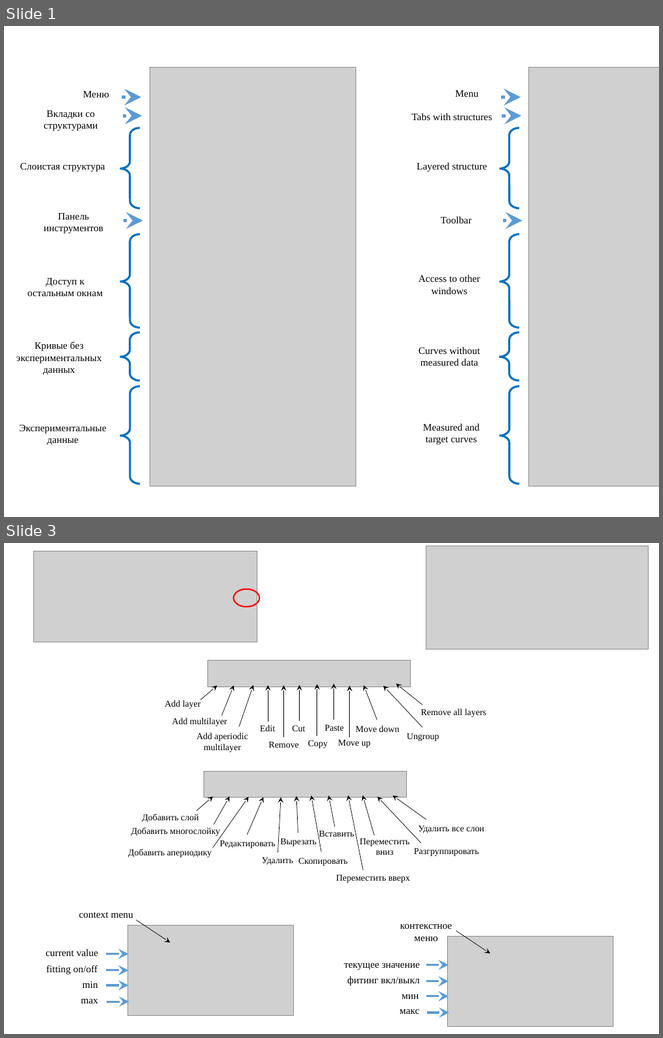
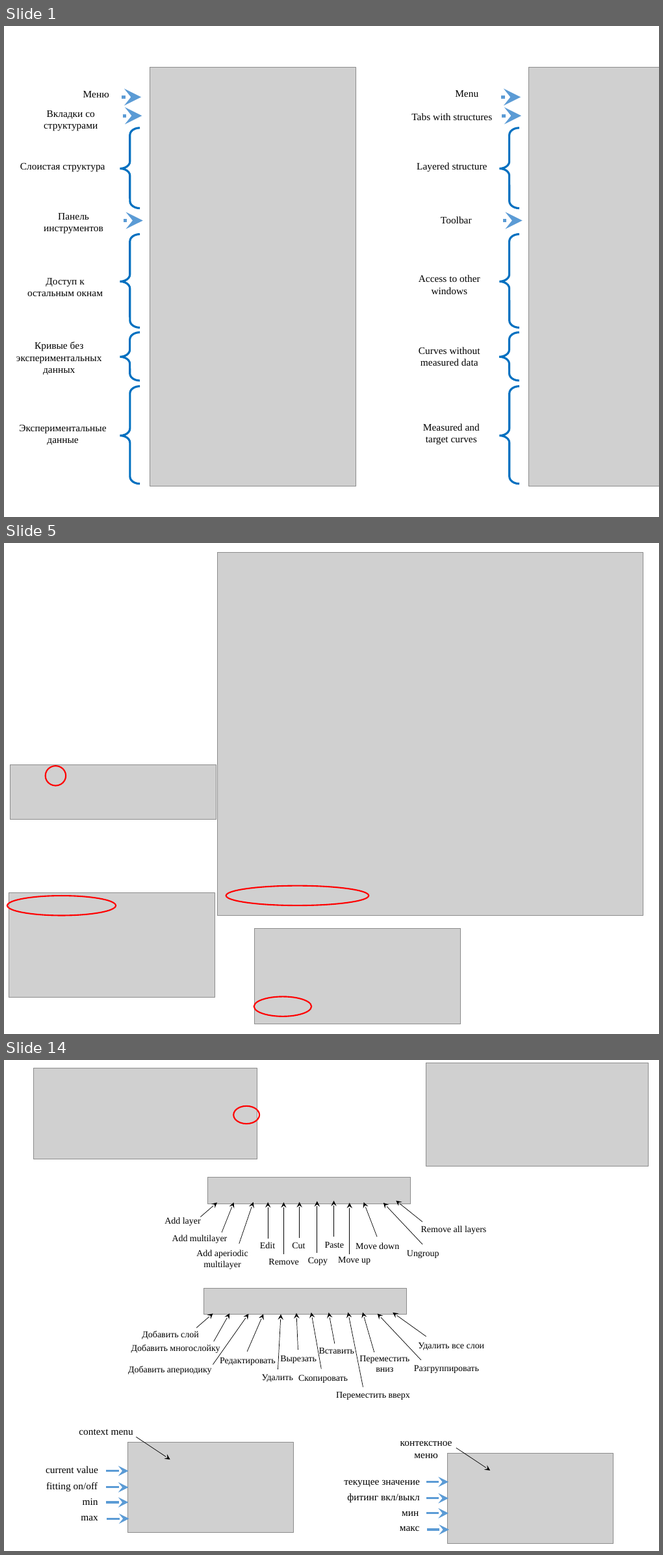
Before and after one commit to svech/Multifitting, a slide deck: manual/Pictures 2.0.pptx. Shown one above the other, each under a label of ours: slides 1 and 3 before the commit, slides 1, 5 and 14 after it; the slides between them are not shown. The pictures are 663x1038 and 663x1555 pixels, drawn with LibreOffice and Linux fonts; fonts in the diff are those of the drawing; grey boxes stand for pictures. Boxes give left, top, right and bottom in pixels: in the first picture for what was removed or moved away, otherwise in the second. Text is boxed around its words. In the diff, an @@ line names an element or a change of style, - is before the commit and + after.

```diff
--- a/manual/Pictures 2.0.pptx
+++ b/manual/Pictures 2.0.pptx
@@ slide 5 added at <box>4,543,659,1034</box>, background #FFFFFF @@
@@ picture added at <box>218,553,644,916</box> @@
@@ picture added at <box>10,765,217,819</box> @@
@@ ellipse added at <box>46,766,66,785</box>, outline #FF0000 1.5 pt @@
@@ picture added at <box>9,893,215,997</box> @@
@@ ellipse added at <box>226,886,369,906</box>, outline #FF0000 1.5 pt @@
@@ ellipse added at <box>7,896,116,916</box>, outline #FF0000 1.5 pt @@
@@ picture added at <box>254,929,461,1025</box> @@
@@ ellipse added at <box>254,997,312,1017</box>, outline #FF0000 1.5 pt @@
@@ what was slide 3 is now slide 14 @@
```
Also in this commit, not shown: 1 slide changed, 10 other slides added, 7 other files.
